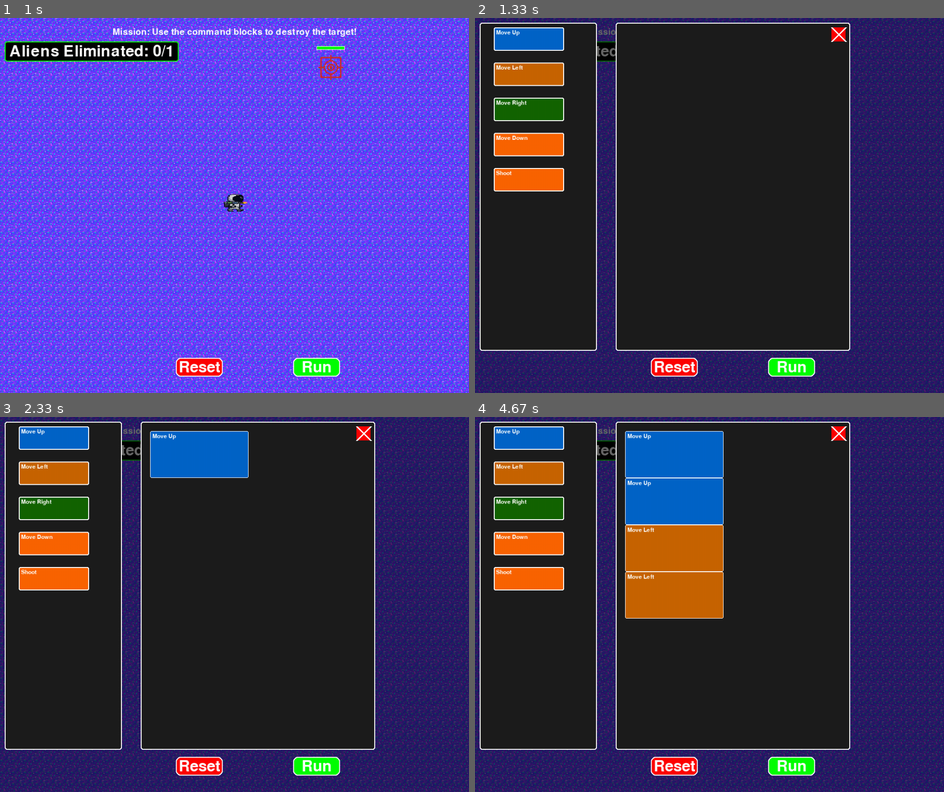
Above: before the commit, frames 1-4 (two rows, left to right).
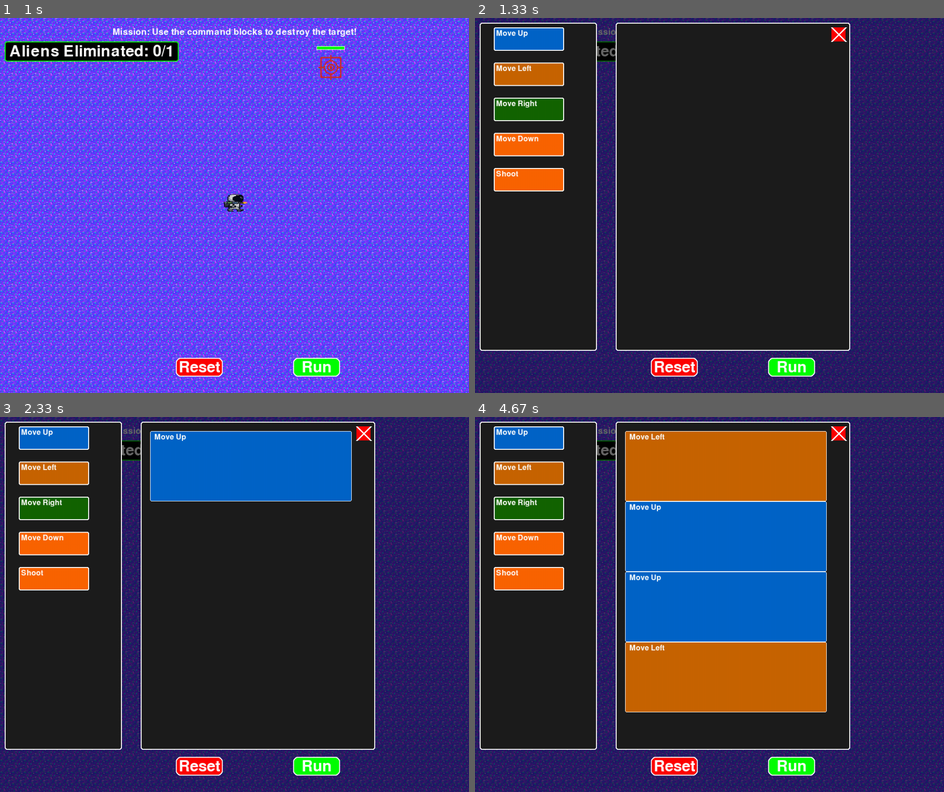
Above: after the commit, the same moments.

Repository: fahadmohaideen/astrocode_explorers
Game: pygame game, started from AstroCode(Final)/main.py
The game is run twice, just before and just after one commit, with the same random seed, the same clock (stepped at 60 frames per second) and the same inputs.
Inputs (mouse positions are in pixels of both pictures, inside the frame that each line leads up to):
- Up to frame 1 (1 s): press the mouse at (234, 194) at 0.37 s; move the mouse to (257, 239) at 0.47 s; release the mouse at (281, 288) at 0.6 s; press the mouse at (234, 171) at 0.7 s; move the mouse to (225, 220) at 0.8 s; release the mouse at (215, 273) at 0.93 s
- Up to frame 2 (1.33 s): press the mouse at (709, 201) at 1.03 s; move the mouse to (756, 179) at 1.13 s; release the mouse at (807, 156) at 1.27 s
- Up to frame 3 (2.33 s): tap Space at 1.33 s; press the mouse at (51, 473) at 1.7 s; move the mouse to (65, 574) at 1.8 s; release the mouse at (79, 679) at 1.93 s; press the mouse at (51, 439) at 2.03 s; move the mouse to (140, 589) at 2.13 s; release the mouse at (225, 739) at 2.27 s
- Up to frame 4 (4.67 s): press the mouse at (723, 465) at 2.37 s; move the mouse to (629, 529) at 2.47 s; release the mouse at (535, 593) at 2.6 s; press the mouse at (526, 439) at 2.7 s; move the mouse to (634, 593) at 2.8 s; release the mouse at (742, 747) at 2.93 s; press the mouse at (526, 473) at 3.53 s; move the mouse to (639, 510) at 3.63 s; release the mouse at (756, 548) at 3.77 s; press the mouse at (526, 473) at 4.37 s; move the mouse to (643, 555) at 4.47 s; release the mouse at (765, 638) at 4.6 s

Frame 1 is identical in both runs. In frame 2, 0.4% of the frame differs, in the area x 4-14%, y 3-43%; in frame 3, 6.0%; in frame 4, 31%, in the area x 4-75%, y 3-79%.

Commit message:
bugs with code block UI fixed

Diff:
--- a/AstroCode(Final)/core/constants.py
+++ b/AstroCode(Final)/core/constants.py
@@ -42,12 +42,13 @@
 
 
 FPS = 60
-ORIGINAL_CMD_WIDTH = 210
-ORIGINAL_CMD_HEIGHT_LOOP = 100
+ORIGINAL_CMD_WIDTH = 450
+ORIGINAL_CMD_HEIGHT_LOOP = 300
+ORIGINAL_CMD_HEIGHT_CONDITIONAL = 300
 TITLE_FONT_SIZE = 72
 MENU_FONT_SIZE = 48
 SUBTITLE_FONT_SIZE = 36
-CODE_FONT_SIZE = 18
+CODE_FONT_SIZE = 24
 
 fonts = {
     'title_font': pygame.font.Font(None, TITLE_FONT_SIZE),
--- a/AstroCode(Final)/entities/commands.py
+++ b/AstroCode(Final)/entities/commands.py
@@ -28,6 +28,9 @@
         self.val_box = None
         self.code_font_size = CODE_FONT_SIZE
         self.original_rect = original_rect
+        self.block_start_y = 0
+        self.cmd_clicked = False
+        self.initial_mouse_pos_y = None
 
         self.color = self._get_color()
         self.text = self._get_text()
@@ -72,90 +75,108 @@
     def draw(self, surface, x, y, width, indent=0, is_nested=False):
         pygame.draw.rect(surface, self.color, self.rect, border_radius=3)
         pygame.draw.rect(surface, WHITE, self.rect, 1, border_radius=3)
+        if self.cmd_clicked:
+            pygame.draw.rect(surface, (0, 255, 0), self.rect, 2, border_radius=10)
 
         if self.is_loop():
             self._draw_loop_header(surface)
         elif self.is_conditional():
             self._draw_conditional_header("if", surface)
         else:
-            self._draw_regular_command(surface)
-
-        if self.cmd_type == "shoot":
-            type_colors = {
-                "Alien Type A": (220, 80, 80),
-                "Alien Type B": (80, 220, 80),
-                "Alien Type C": (80, 80, 220)
-            }
-            color = type_colors.get(self.shoot_bullet_type, (150, 150, 150))
-
-            self.shoot_type_rect = pygame.Rect(self.rect.right - 85, self.rect.centery - 15, 80, 30)
-
-            pygame.draw.rect(surface, color, self.shoot_type_rect, border_radius=5)
-            type_text = self.code_font.render(self.shoot_bullet_type.replace("Alien ", ""), True, WHITE)
-            surface.blit(type_text, (self.shoot_type_rect.x + 5, self.shoot_type_rect.y + 5))
+            if self.cmd_type == "shoot":
+                resized_code_font = pygame.font.Font(None, math.floor(
+                (CODE_FONT_SIZE) * pow(0.8, self.depth)))
+                shoot_text = resized_code_font.render(self.text, True, WHITE)
+                surface.blit(shoot_text, (self.rect.x + (10 / ORIGINAL_CMD_WIDTH) * self.rect.width, self.rect.y + (10/ORIGINAL_CMD_HEIGHT_LOOP)*self.original_rect.height))
+
+                box_x = self.rect.x + (10 / ORIGINAL_CMD_WIDTH) * self.rect.width + shoot_text.get_width() + (
+                    10 / ORIGINAL_CMD_WIDTH) * self.rect.width
+                box_width = (90 / ORIGINAL_CMD_WIDTH) * self.rect.width
+                box_height = shoot_text.get_height()
+                box_y = self.rect.y + 5/ORIGINAL_CMD_HEIGHT_LOOP * self.original_rect.height
+
+                self.shoot_type_rect = pygame.Rect(box_x, box_y, box_width, box_height)
+                type_colors = {
+                    "Alien Type A": (220, 80, 80),
+                    "Alien Type B": (80, 220, 80),
+                    "Alien Type C": (80, 80, 220)
+                }
+                color = type_colors.get(self.shoot_bullet_type, (150, 150, 150))
+
+                pygame.draw.rect(surface, color, self.shoot_type_rect, border_radius=5)
+                type_text = resized_code_font.render(self.shoot_bullet_type.replace("Alien ", ""), True, WHITE)
+                surface.blit(type_text, (self.shoot_type_rect.x + 20/ORIGINAL_CMD_WIDTH * self.shoot_type_rect.width, self.shoot_type_rect.y + 20/ORIGINAL_CMD_HEIGHT_LOOP * self.shoot_type_rect.height))
+            else:
+                self._draw_regular_command(surface)
 
         if self.is_loop() or self.is_conditional() or self.cmd_type == "while_loop":
-            nested_y = y + ORIGINAL_CMD_HEIGHT_LOOP * math.pow(0.5, self.depth)
+            nested_y = 0
             for nested_cmd in self.nested_commands:
                 nested_height = nested_cmd.draw(
                     surface, x, nested_y, width - 10, indent + 5, True
                 )
                 nested_y += nested_height
 
-            self.rect.height = max(ORIGINAL_CMD_HEIGHT_LOOP, nested_y - y)
+            self.rect.height = nested_y + self.original_rect.height
 
         return self.rect.height
 
     def _draw_regular_command(self, surface):
-        pygame.draw.rect(surface, self.color, self.rect, border_radius=3)
-        pygame.draw.rect(surface, WHITE, self.rect, 1, border_radius=3)
-        text = self.code_font.render(self.text, True, WHITE)
-        surface.blit(text, (self.rect.x + 5, self.rect.y + 5))
+        #pygame.draw.rect(surface, self.color, self.rect, border_radius=3)
+        #pygame.draw.rect(surface, WHITE, self.rect, 1, border_radius=3)
+        header_text = self.text
+        resized_code_font = pygame.font.Font(None, math.floor((CODE_FONT_SIZE)*pow(0.8, self.depth)))
+        text_surf = resized_code_font.render(header_text, True, WHITE)
+        surface.blit(text_surf, (self.original_rect.x + (10/ORIGINAL_CMD_WIDTH)*self.original_rect.width, self.rect.y + (10/ORIGINAL_CMD_HEIGHT_LOOP)*self.original_rect.height))
+        self.block_start_y = text_surf.get_height() + 20/ORIGINAL_CMD_HEIGHT_LOOP * self.original_rect.height
 
     def _draw_loop_header(self, surface):
         header_text = "Repeat"
-        resized_code_font = pygame.font.Font(None, math.floor((CODE_FONT_SIZE/ORIGINAL_CMD_WIDTH)*self.original_rect.width))
+        resized_code_font = pygame.font.Font(None, math.floor((CODE_FONT_SIZE)*pow(0.8, self.depth)))
         text_surf = resized_code_font.render(header_text, True, WHITE)
-        surface.blit(text_surf, (self.original_rect.x + (10/ORIGINAL_CMD_WIDTH)*self.original_rect.width, self.original_rect.y + (5/ORIGINAL_CMD_HEIGHT_LOOP)*self.original_rect.height))
+        surface.blit(text_surf, (self.original_rect.x + (10/ORIGINAL_CMD_WIDTH)*self.original_rect.width, self.rect.y + (10/ORIGINAL_CMD_HEIGHT_LOOP)*self.original_rect.height))
 
         box_start_x = self.original_rect.x + (10/ORIGINAL_CMD_WIDTH)*self.original_rect.width + text_surf.get_width() + (10/ORIGINAL_CMD_WIDTH)*self.original_rect.width
         box_width = (60/ORIGINAL_CMD_WIDTH)*self.original_rect.width
         box_height = text_surf.get_height()
-        box_y = self.original_rect.y + (5/ORIGINAL_CMD_HEIGHT_LOOP)*self.original_rect.height
+        box_y = self.rect.y + (10/ORIGINAL_CMD_HEIGHT_LOOP)*self.original_rect.height
         self.iter_box = pygame.Rect(box_start_x, box_y, box_width, box_height)
 
         pygame.draw.rect(surface, BLACK, self.iter_box)
         pygame.draw.rect(surface, WHITE, self.iter_box, 1)
 
+        self.block_start_y = text_surf.get_height() + 20/ORIGINAL_CMD_HEIGHT_LOOP * self.original_rect.height
+
         iter_text = str(self.iterations)
-        iter_surf = self.code_font.render(iter_text, True, WHITE)
+        iter_surf = resized_code_font.render(iter_text, True, WHITE)
         iter_rect = iter_surf.get_rect(center=self.iter_box.center)
         surface.blit(iter_surf, iter_rect)
 
         times_text = "times"
         text_surf_1 = resized_code_font.render(times_text, True, WHITE)
-        surface.blit(text_surf_1, (box_start_x + box_width + (10/ORIGINAL_CMD_WIDTH)*self.original_rect.width, self.original_rect.y + (5/ORIGINAL_CMD_HEIGHT_LOOP)*self.original_rect.height))
+        surface.blit(text_surf_1, (box_start_x + box_width + (10/ORIGINAL_CMD_WIDTH)*self.original_rect.width, self.rect.y + (10/ORIGINAL_CMD_HEIGHT_LOOP)*self.original_rect.height))
 
     def _draw_conditional_header(self, txt, surface):
-        pygame.draw.rect(surface, self.color, self.rect, border_radius=3)
-        pygame.draw.rect(surface, WHITE, self.rect, 1, border_radius=3)
-        resized_code_font = pygame.font.Font(None, math.floor(
-            (CODE_FONT_SIZE / ORIGINAL_CMD_WIDTH) * self.original_rect.width))
+        #pygame.draw.rect(surface, self.color, self.rect, border_radius=3)
+        #pygame.draw.rect(surface, WHITE, self.rect, 1, border_radius=3)
+        resized_code_font = pygame.font.Font(None, math.floor((CODE_FONT_SIZE)*pow(0.8, self.depth)))
         if_text = resized_code_font.render(txt, True, WHITE)
-        surface.blit(if_text, (self.original_rect.x + (10/ORIGINAL_CMD_WIDTH)*self.original_rect.width, self.original_rect.y + (10/ORIGINAL_CMD_HEIGHT_LOOP)*self.original_rect.height))
+        surface.blit(if_text, (self.original_rect.x + (10/ORIGINAL_CMD_WIDTH)*self.original_rect.width, self.rect.y + (10/ORIGINAL_CMD_HEIGHT_LOOP)*self.original_rect.height))
 
         box_start_x = self.rect.x + (10/ORIGINAL_CMD_WIDTH)*self.rect.width + if_text.get_width() + (10/ORIGINAL_CMD_WIDTH)*self.rect.width
-        box_width = (90/ORIGINAL_CMD_WIDTH)*self.rect.width
+        box_width = (130/ORIGINAL_CMD_WIDTH)*self.rect.width
         op_width = (30/ORIGINAL_CMD_WIDTH)*self.rect.width
-        box_height = 20
-        box_y = self.rect.y + 5
+        box_height = if_text.get_height() + 10/ORIGINAL_CMD_HEIGHT_LOOP * self.original_rect.height
+        box_y = self.rect.y + (10/ORIGINAL_CMD_HEIGHT_LOOP)*self.original_rect.height
 
         self.var_box = pygame.Rect(box_start_x, box_y, box_width, box_height)
         pygame.draw.rect(surface, BLACK, self.var_box)
         pygame.draw.rect(surface, WHITE, self.var_box, 1)
         if hasattr(self, 'condition_var') and self.condition_var:
             var_text = resized_code_font.render(self.condition_var, True, WHITE)
-            surface.blit(var_text, (self.var_box.x + (5/ORIGINAL_CMD_WIDTH)*self.rect.width, self.var_box.y + 3))
+            surface.blit(var_text, (self.var_box.x + (5/ORIGINAL_CMD_WIDTH)*self.rect.width, self.var_box.y + 3/ORIGINAL_CMD_HEIGHT_LOOP * self.original_rect.height))
+
+        self.block_start_y = if_text.get_height() + 20/ORIGINAL_CMD_HEIGHT_LOOP * self.original_rect.height
 
         if hasattr(self, 'editing_condition_part'):
             cursor_box = {
@@ -168,8 +189,7 @@
                 pygame.draw.rect(surface, CYAN, cursor_box, 2)
 
     def _draw_shoot_command_content(self, surface):
-        resized_code_font = pygame.font.Font(None, math.floor(
-            (CODE_FONT_SIZE / ORIGINAL_CMD_WIDTH) * self.original_rect.width))
+        resized_code_font = pygame.font.Font(None, math.floor((CODE_FONT_SIZE)*pow(0.8, self.depth)))
         shoot_text = resized_code_font.render(self.text, True, WHITE)
         surface.blit(shoot_text, (self.rect.x + (5 / ORIGINAL_CMD_WIDTH) * self.rect.width, self.rect.y + 3))
 
@@ -185,8 +205,7 @@
         pygame.draw.rect(surface, WHITE, self.shoot_bullet_type_box, 1)
 
         if self.shoot_bullet_type:
-            resized_code_font = pygame.font.Font(None, math.floor(
-                (CODE_FONT_SIZE / ORIGINAL_CMD_WIDTH) * self.original_rect.width))
+            resized_code_font = pygame.font.Font(None, math.floor((CODE_FONT_SIZE)*pow(0.8, self.depth)))
             type_text = resized_code_font.render(self.shoot_bullet_type, True, WHITE)
             type_rect = type_text.get_rect(center=self.shoot_bullet_type_box.center)
             surface.blit(type_text, type_rect)
--- a/AstroCode(Final)/levels/base_level.py
+++ b/AstroCode(Final)/levels/base_level.py
@@ -36,6 +36,7 @@
         ]
         self.player_angle = 0
         self.dragging = None
+        self.dragging_out = None
         self.main_code = []
         self.bullets = []
         self.bullet_pool = []
@@ -120,6 +121,9 @@
         self.animation_speed = 0.2
         self.aliens_eliminated = 0
         self.total_aliens_to_eliminate = 3
+        self.edit_mode = False
+        self.cmd_clicked = None
+        self.cmd_clicked_parent = None
         #self.spawn_aliens(3)
 
     def reset_level(self, code_font, title_font, menu_font):
@@ -288,14 +292,16 @@
         end_y = gun_center[1] - gun_length * math.cos(math.radians(self.player_angle))
         pygame.draw.line(surface, ORANGE, gun_center, (end_x, end_y), 3)
 
-    def check_alignment(self, cmd_list):
+    def check_alignment(self, cmd_list, parent_cmd):
         if not cmd_list:
             return
         for a in range(len(cmd_list)):
             if a > 0:
                 cmd_list[a].rect.y = cmd_list[a-1].rect.height + cmd_list[a-1].rect.y
-            if cmd_list[a].is_loop():
-                self.check_alignment(cmd_list[a].nested_commands)
+            else:
+                cmd_list[a].rect.y = parent_cmd.rect.y + parent_cmd.block_start_y if parent_cmd else cmd_list[a].rect.y
+            if cmd_list[a].cmd_type == "for_loop" or cmd_list[a].cmd_type == "if_statement" or cmd_list[a].cmd_type == "while_loop":
+                self.check_alignment(cmd_list[a].nested_commands, cmd_list[a])
 
     def draw_code_blocks(self, surface):
         pygame.draw.rect(surface, DARK_GRAY, self.commands_area, border_radius=5)
@@ -317,7 +323,8 @@
                 cmd.rect.y,
                 self.code_area.width - 20
             )
-        self.check_alignment(self.main_code)
+            if not self.dragging_out:
+                self.check_alignment(self.main_code, None)
 
     def _cycle_value(self, current, options_dict):
         if not options_dict:
@@ -400,9 +407,8 @@
                 self.game_view = True
                 print("Command panel closed.")
                 return
-            if self.handle_command_clicks(self.main_code, mouse_pos):
+            if self.handle_command_clicks(self.main_code, mouse_pos, None):
                 return
-
 
             for block in self.code_blocks:
                 if block.rect and block.rect.collidepoint(mouse_pos):
@@ -417,13 +423,55 @@
                 self.code_editor = True
                 self.game_view = False
 
-
-        elif event.type == pygame.MOUSEBUTTONUP and self.dragging:
-            if self.code_area.collidepoint(mouse_pos):
-                self.handle_cmd_drop(self.main_code, mouse_pos, 0, None)
-            self.dragging = None
+        elif event.type == pygame.MOUSEMOTION and self.dragging_out:
+            cmd = self.dragging_out["cmd"]
+            parent_list = self.dragging_out["parent_cmd"]
+
+            mouse_y = mouse_pos[1]
+            cmd.rect.y = mouse_y - self.dragging_out["offset"][1]
+
+            if len(parent_list) > 1:
+                current_idx = parent_list.index(cmd)
+                new_pos = current_idx
+
+                for i, other_cmd in enumerate(parent_list):
+                    if other_cmd == cmd:
+                        continue
+
+                    if mouse_y < other_cmd.rect.centery and current_idx > i:
+                        new_pos = i
+                        break
+                    elif mouse_y > other_cmd.rect.centery and current_idx < i:
+                        new_pos = i + 1
+
+                new_pos = max(0, min(new_pos, len(parent_list) - 1))
+
+                if new_pos != current_idx:
+                    cmd = parent_list.pop(current_idx)
+                    parent_list.insert(new_pos, cmd)
+
+        elif event.type == pygame.MOUSEBUTTONUP:
+            if self.dragging:
+                if self.code_area.collidepoint(mouse_pos):
+                    self.handle_cmd_drop(self.main_code, mouse_pos, 0, None)
+                self.dragging = None
+
+            if self.dragging_out:
+                self.dragging_out = None
+
+
 
         elif event.type == pygame.KEYDOWN:
+            if event.key == pygame.K_SPACE:
+                if self.cmd_clicked:
+                    if self.cmd_clicked_parent:
+                        self.cmd_clicked_parent.nested_commands.remove(self.cmd_clicked)
+                        self.cmd_clicked = None
+                        self.cmd_clicked_parent = None
+                    else:
+                        self.main_code.remove(self.cmd_clicked)
+                        self.cmd_clicked = None
+                        self.cmd_clicked_parent = None
             if self.editing_loop_cmd is not None:
                 cmd = self.editing_loop_cmd
                 if event.key == pygame.K_RETURN:
@@ -531,23 +579,39 @@
                 self.curr_nearest_alien = alien
 
         if self.curr_nearest_alien:
-            print(f"Targeting {self.curr_nearest_alien.name} at distance {min_dist:.2f}")
+            print(f"Targeting {self.curra_nearest_alien.name} at distance {min_dist:.2f}")
         else:
             print("No valid targets found")
 
-    def handle_command_clicks(self, cmd_list, mouse_pos):
+    def handle_command_clicks(self, cmd_list, mouse_pos, parent_cmd):
         for cmd in cmd_list:
             if cmd.cmd_type == "shoot" and cmd.shoot_type_rect and cmd.shoot_type_rect.collidepoint(mouse_pos):
-
                 current_index = cmd.bullet_types.index(cmd.shoot_bullet_type)
                 next_index = (current_index + 1) % len(cmd.bullet_types)
                 cmd.shoot_bullet_type = cmd.bullet_types[next_index]
                 return True
-
-
             if cmd.nested_commands:
-                if self.handle_command_clicks(cmd.nested_commands, mouse_pos):
+                if self.handle_command_clicks(cmd.nested_commands, mouse_pos, cmd):
                     return True
+            if cmd.rect and cmd.rect.collidepoint(mouse_pos):
+                if not self.dragging_out:
+                    offset_x = mouse_pos[0] - cmd.rect.x
+                    offset_y = mouse_pos[1] - cmd.rect.y
+                    self.dragging_out = {
+                        "cmd": cmd,
+                        "parent_cmd": parent_cmd.nested_commands if parent_cmd else self.main_code,
+                        "offset": (offset_x, offset_y),
+                        "initial_pos": (cmd.rect.x, cmd.rect.y),
+                        "original_index": self.main_code.index(cmd) if cmd in self.main_code else -1
+                    }
+
+                cmd.cmd_clicked = True
+                self.edit_mode = True
+                return True
+
+            else:
+                cmd.cmd_clicked = False
+
         return False
 
 
@@ -566,7 +630,7 @@
                 cmd_list[a].rect.y = cmd_list[a-1].rect.height + cmd_list[a-1].rect.y
             y_pos = prev_cmd.rect.bottom
         else:
-            y_pos = cmd_rect.y + 20
+            y_pos = cmd_rect.y + parent_cmd.block_start_y if parent_cmd else 30
 
         if command_type == "for_loop":
             new_cmd = Command(
@@ -576,16 +640,16 @@
                 rect=pygame.Rect(
                     parent_cmd.rect.x + 10  if parent_cmd else self.code_area.x + 20,
                     y_pos,
-                    ORIGINAL_CMD_WIDTH - 20*i,
-                    ORIGINAL_CMD_HEIGHT_LOOP * math.pow(0.5, i),
+                    parent_cmd.rect.width - 20 if parent_cmd else ORIGINAL_CMD_WIDTH - 20,
+                    parent_cmd.original_rect.height*0.5 if parent_cmd else ORIGINAL_CMD_HEIGHT_LOOP * 0.5,
                 ),
                 depth= 0 if not parent_cmd else parent_cmd.depth + 1,
                 code_font=self.code_font,
                 original_rect = pygame.Rect(
                     parent_cmd.rect.x + 10 if parent_cmd else self.code_area.x + 20,
                     y_pos,
-                    ORIGINAL_CMD_WIDTH - 20*i,
-                    ORIGINAL_CMD_HEIGHT_LOOP * math.pow(0.5, i),
+                    parent_cmd.rect.width - 20 if parent_cmd else ORIGINAL_CMD_WIDTH - 20,
+                    parent_cmd.original_rect.height * 0.5 if parent_cmd else ORIGINAL_CMD_HEIGHT_LOOP * 0.5,
                 )
             )
         elif command_type == "if_statement":
@@ -596,8 +660,8 @@
                 rect=pygame.Rect(
                     parent_cmd.rect.x + 10 if parent_cmd else self.code_area.x + 20,
                     y_pos,
-                    ORIGINAL_CMD_WIDTH - 20*i,
-                    ORIGINAL_CMD_HEIGHT_LOOP * math.pow(0.5, i),
+                    parent_cmd.rect.width - 20 if parent_cmd else ORIGINAL_CMD_WIDTH - 20,
+                    parent_cmd.original_rect.height * 0.5 if parent_cmd else ORIGINAL_CMD_HEIGHT_CONDITIONAL * 0.5,
                 ),
                 conditions={},
                 depth=0 if not parent_cmd else parent_cmd.depth + 1,
@@ -605,8 +669,8 @@
                 original_rect = pygame.Rect(
                     parent_cmd.rect.x + 10 if parent_cmd else self.code_area.x + 20,
                     y_pos,
-                    ORIGINAL_CMD_WIDTH - 20*i,
-                    ORIGINAL_CMD_HEIGHT_LOOP * math.pow(0.5, i),
+                    parent_cmd.rect.width - 20 if parent_cmd else ORIGINAL_CMD_WIDTH - 20,
+                    parent_cmd.original_rect.height * 0.5 if parent_cmd else ORIGINAL_CMD_HEIGHT_CONDITIONAL * 0.5,
                 )
             )
 
@@ -618,8 +682,8 @@
                 rect=pygame.Rect(
                     parent_cmd.rect.x + 10 if parent_cmd else self.code_area.x + 20,
                     y_pos,
-                    ORIGINAL_CMD_WIDTH - 20*i ,
-                    ORIGINAL_CMD_HEIGHT_LOOP * math.pow(0.5, i),
+                    parent_cmd.rect.width - 20 if parent_cmd else ORIGINAL_CMD_WIDTH - 20,
+                    parent_cmd.original_rect.height * 0.5 if parent_cmd else ORIGINAL_CMD_HEIGHT_CONDITIONAL * 0.5,
                 ),
                 conditions={},
                 depth=0 if not parent_cmd else parent_cmd.depth + 1,
@@ -627,8 +691,8 @@
                 original_rect = pygame.Rect(
                     parent_cmd.rect.x + 10 if parent_cmd else self.code_area.x + 20,
                     y_pos,
-                    ORIGINAL_CMD_WIDTH - 20 * i,
-                    ORIGINAL_CMD_HEIGHT_LOOP * math.pow(0.5, i),
+                    parent_cmd.rect.width - 20 if parent_cmd else ORIGINAL_CMD_WIDTH - 20,
+                    parent_cmd.original_rect.height * 0.5 if parent_cmd else ORIGINAL_CMD_HEIGHT_CONDITIONAL * 0.5,
                 )
             )
 
@@ -638,16 +702,16 @@
                 rect=pygame.Rect(
                     parent_cmd.rect.x + 10 if parent_cmd else self.code_area.x + 20,
                     y_pos,
-                    ORIGINAL_CMD_WIDTH - 20*i ,
-                    ORIGINAL_CMD_HEIGHT_LOOP * math.pow(0.5, i),
+                    parent_cmd.rect.width - 20 if parent_cmd else ORIGINAL_CMD_WIDTH - 20,
+                    parent_cmd.original_rect.height * 0.5 if parent_cmd else ORIGINAL_CMD_HEIGHT_LOOP * 0.5,
                 ),
                 depth=0 if not parent_cmd else parent_cmd.depth + 1,
                 code_font=self.code_font,
                 original_rect = pygame.Rect(
                     parent_cmd.rect.x + 10 if parent_cmd else self.code_area.x + 20,
                     y_pos,
-                    ORIGINAL_CMD_WIDTH - 20*i ,
-                    ORIGINAL_CMD_HEIGHT_LOOP * math.pow(0.5, i),
+                    parent_cmd.rect.width - 20 if parent_cmd else ORIGINAL_CMD_WIDTH - 20,
+                    parent_cmd.original_rect.height * 0.5 if parent_cmd else ORIGINAL_CMD_HEIGHT_LOOP * 0.5,
                 )
             )
 
--- a/AstroCode(Final)/levels/level2.py
+++ b/AstroCode(Final)/levels/level2.py
@@ -18,6 +18,10 @@
         self.level_id = 2
         self.code_blocks = []
         self.commands["if_statement"] = {"color": FOR_LOOP_COLOR, "text": "if"}
+        self.commands.pop("move_up")
+        self.commands.pop("move_left")
+        self.commands.pop("move_right")
+        self.commands.pop("move_down")
         self.var_dict.update({"Alien near": [False, None, None],
                               "Alien Type A": [False, None, None],
                               "Alien Type B": [False, None, None],
--- a/AstroCode(Final)/levels/level4.py
+++ b/AstroCode(Final)/levels/level4.py
@@ -1,12 +1,14 @@
 import pygame
 from levels.level3 import Level3
 from core.constants import WIDTH, HEIGHT, WHITE
+from entities.commands import Command
 
 
 class Level4(Level3):
     def __init__(self, code_font, title_font, menu_font):
         super().__init__(code_font, title_font, menu_font)
         self.commands["while_loop"] = {"color": (255, 51, 153), "text": "while"}
+        self.code_blocks.append(Command("while_loop"))
         self.level_id = 4
         self.enable_wasd = True
         self.total_aliens_to_eliminate = 3
--- /dev/null
+++ b/save_data.json
@@ -0,0 +1 @@
+{"highest_level_unlocked": 4}
